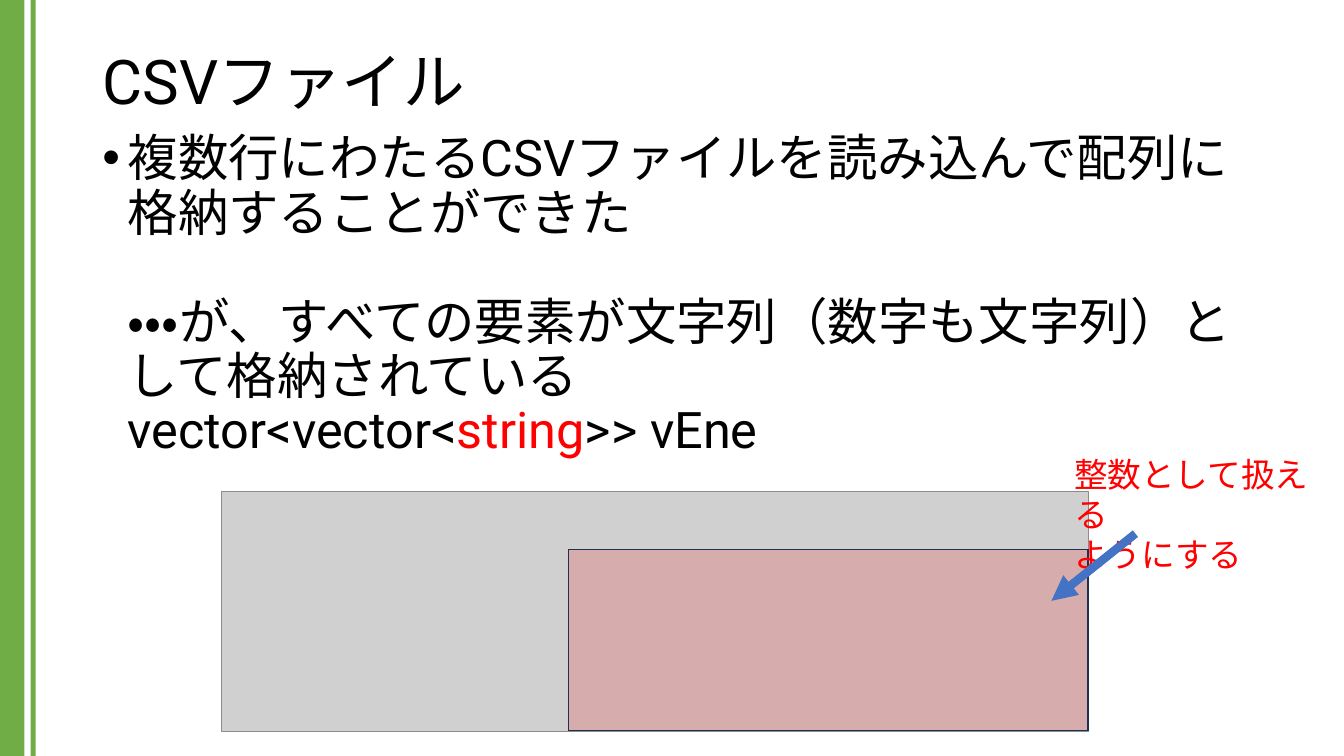
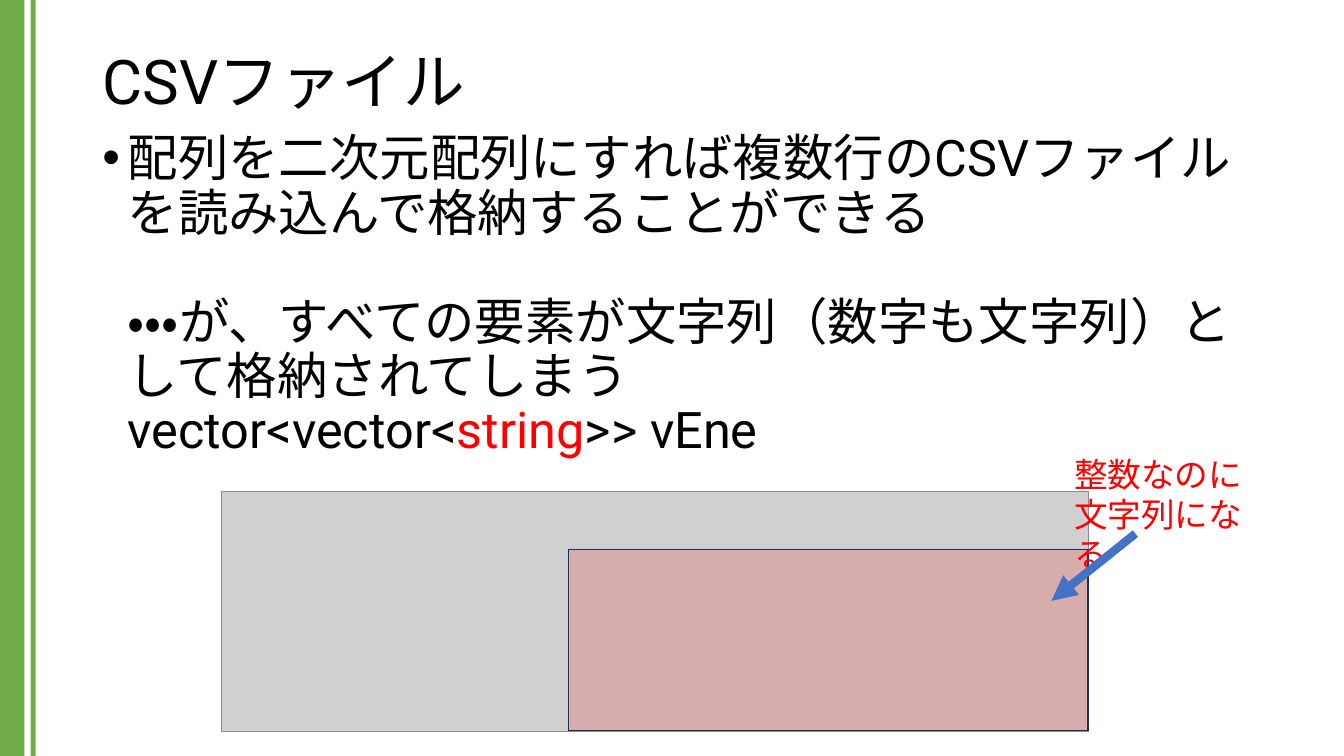
Before and after one commit to kic-murata/cpp2024, a slide deck: slide 30 of 授業資料/講義資料：CSVファイル.pptx. Drawn at 1344x756 pixels with LibreOffice and Linux fonts; fonts in the diff are those of the drawing; grey boxes stand for pictures. Boxes give left, top, right and bottom in pixels: in the first picture for what was removed or moved away, otherwise in the second. Text is boxed around its words. In the diff, an @@ line names an element or a change of style, - is before the commit and + after.

```diff
--- a/授業資料/講義資料：CSVファイル.pptx
+++ b/授業資料/講義資料：CSVファイル.pptx
@@ text at [128,133,1231,459]: text changed @@
-• 複数行にわたるCSVファイルを読み込んで配列に
-  格納することができた
-  ・・・が、すべての要素が文字列（数字も文字列）として格納されている
-  vector<vector<string>> vEne
+• 配列を二次元配列にすれば複数行のCSVファイルを読み込んで格納することができる
+  ・・・が、すべての要素が文字列（数字も文字列）として格納されてしまう
+  vector<vector<string>> vEne
@@ text at [1074,458,1242,537]: text changed @@
-整数として扱える
-ようにする
+整数なのに
+文字列になる
```
Also in this commit, not shown: 8 other slides changed, 1 slide added, 1 other file.
